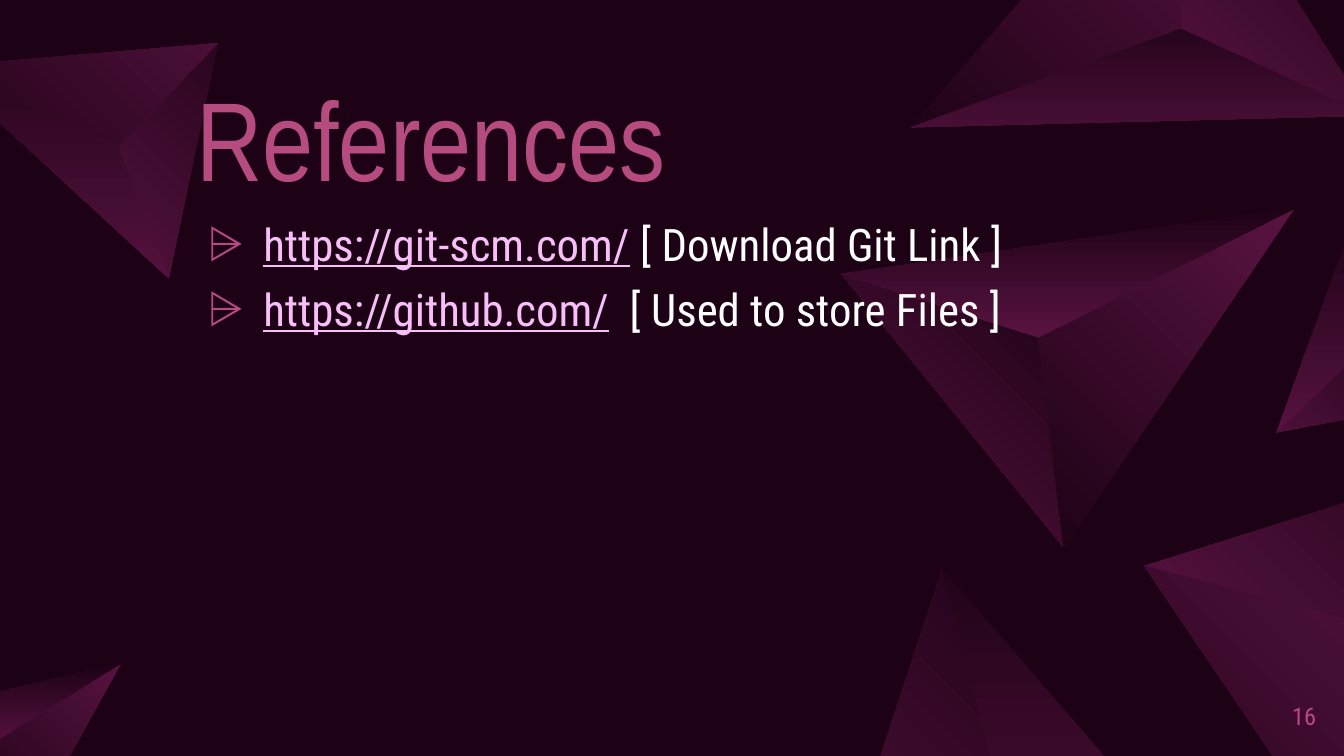
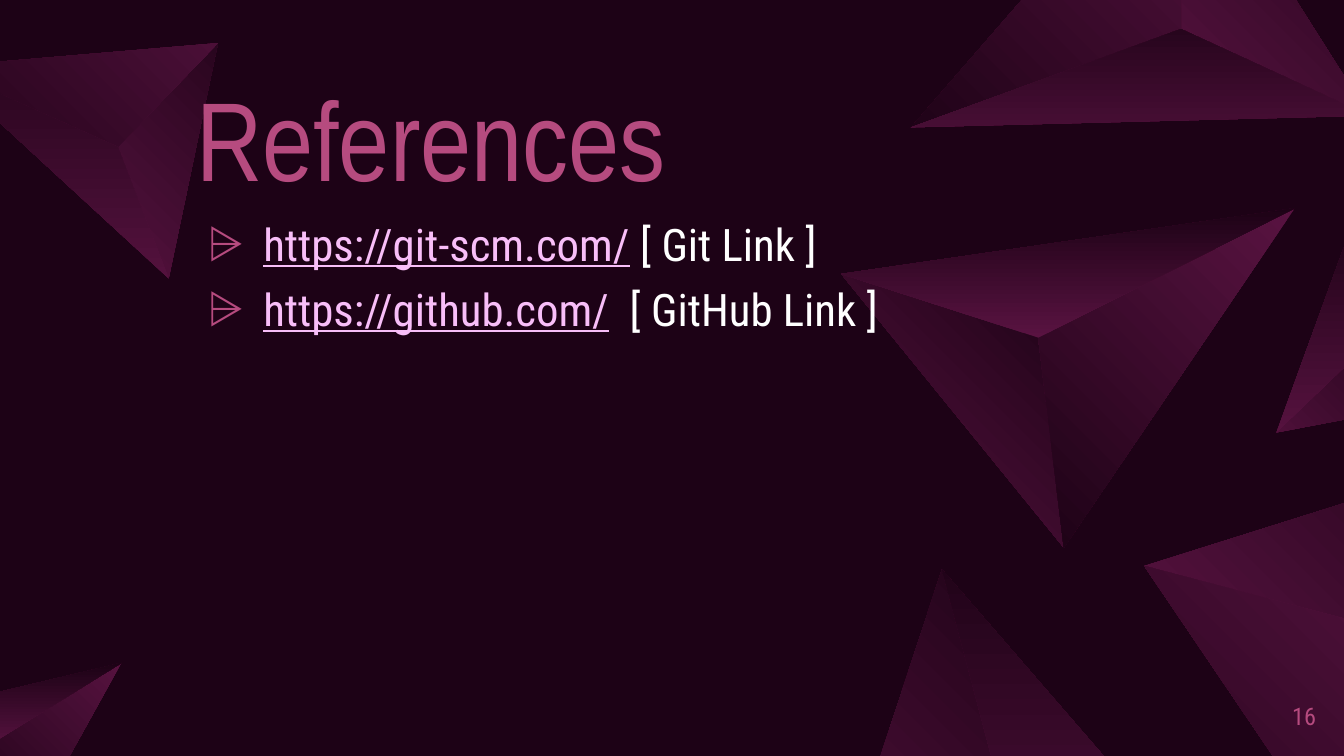
Before and after one commit to Abhisheknayak-programer/Semester, a slide deck: slide 16 of 7 Semester Seminar/Git and Github - Copy.pptx. Drawn at 1344x756 pixels with LibreOffice and Linux fonts; fonts in the diff are those of the drawing. Boxes give left, top, right and bottom in pixels: in the first picture for what was removed or moved away, otherwise in the second. Text is boxed around its words. In the diff, an @@ line names an element or a change of style, - is before the commit and + after.

```diff
--- a/7 Semester Seminar/Git and Github - Copy.pptx
+++ b/7 Semester Seminar/Git and Github - Copy.pptx
@@ text at box(263, 227, 856, 336): text changed @@
-⩥ https://git-scm.com/ [ Download Git Link ]
-⩥ https://github.com/ [ Used to store Files ]
+⩥ https://git-scm.com/ [ Git Link ]
+⩥ https://github.com/ [ GitHub Link ]
```
Also in this commit, not shown: 6 other slides changed, 1 other file.
